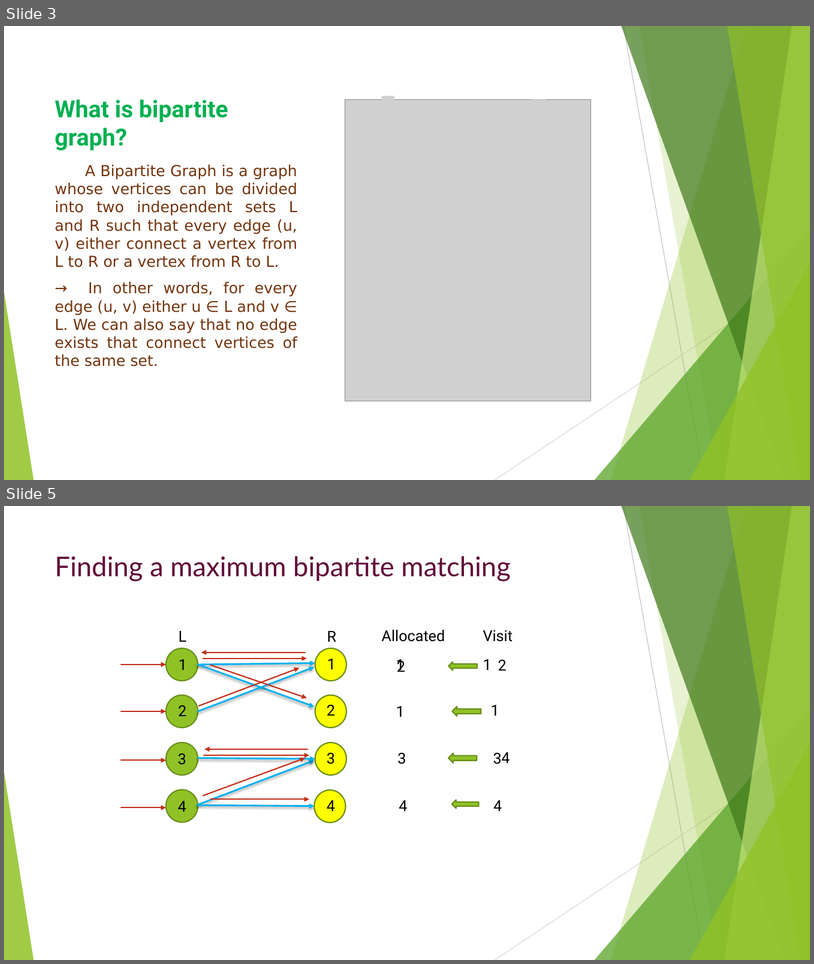
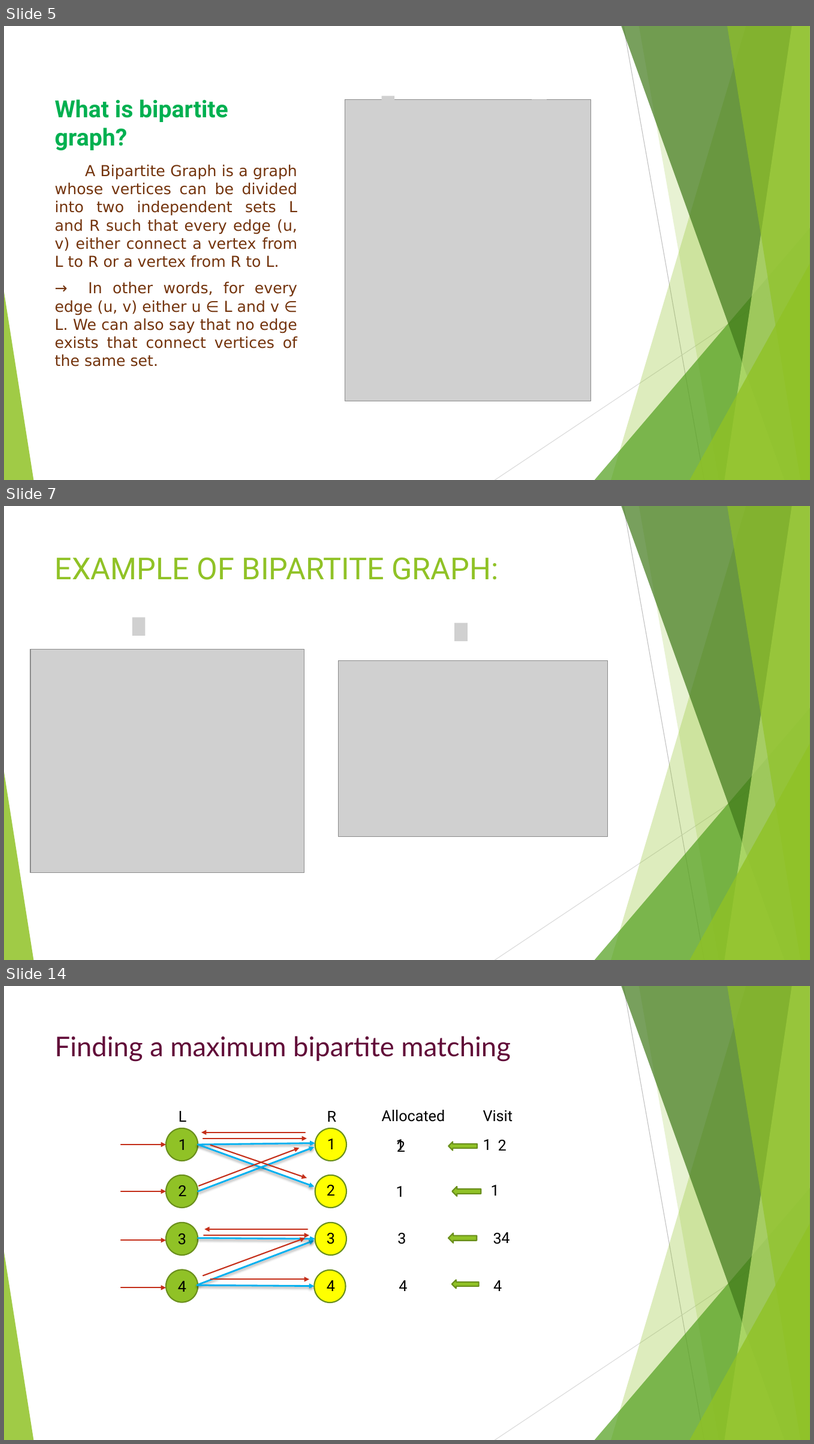
Before and after one commit to dhruv2803/DAA-Seminar, a slide deck: seminar.pptx. Shown one above the other, each under a label of ours: slides 3 and 5 before the commit, slides 5, 7 and 14 after it; the slides between them are not shown. The pictures are 814x964 and 814x1444 pixels, drawn with LibreOffice and Linux fonts; fonts in the diff are those of the drawing; grey boxes stand for pictures. Boxes give left, top, right and bottom in pixels: in the first picture for what was removed or moved away, otherwise in the second. Text is boxed around its words. In the diff, an @@ line names an element or a change of style, - is before the commit and + after.

```diff
--- a/seminar.pptx
+++ b/seminar.pptx
@@ slide 7 added at <box>4,506,810,960</box>, background #FFFFFF; not listed: 10 template elements that a slide beside it also shows @@
@@ title added at <box>55,557,498,580</box>, 36 pt, text #90C226 @@
+EXAMPLE OF BIPARTITE GRAPH:
@@ picture added at <box>132,618,146,636</box> @@
@@ picture added at <box>455,623,468,641</box> @@
@@ picture added at <box>30,649,305,873</box> @@
@@ picture added at <box>339,660,608,837</box> @@
@@ what was slide 3 is now slide 5 @@
@@ what was slide 5 is now slide 14 @@
```
Also in this commit, not shown: 1 slide changed, 16 other slides added, 1 other file.
